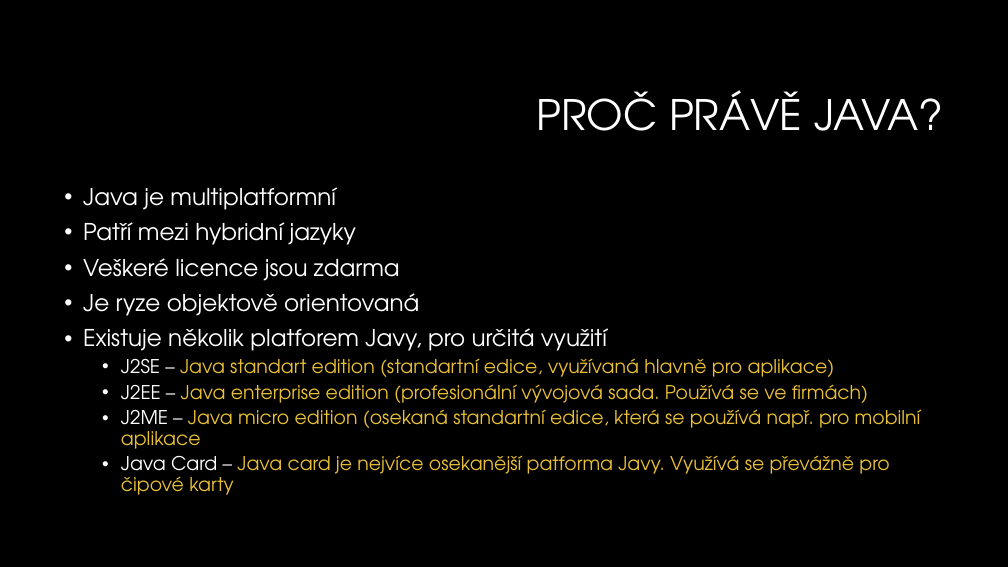
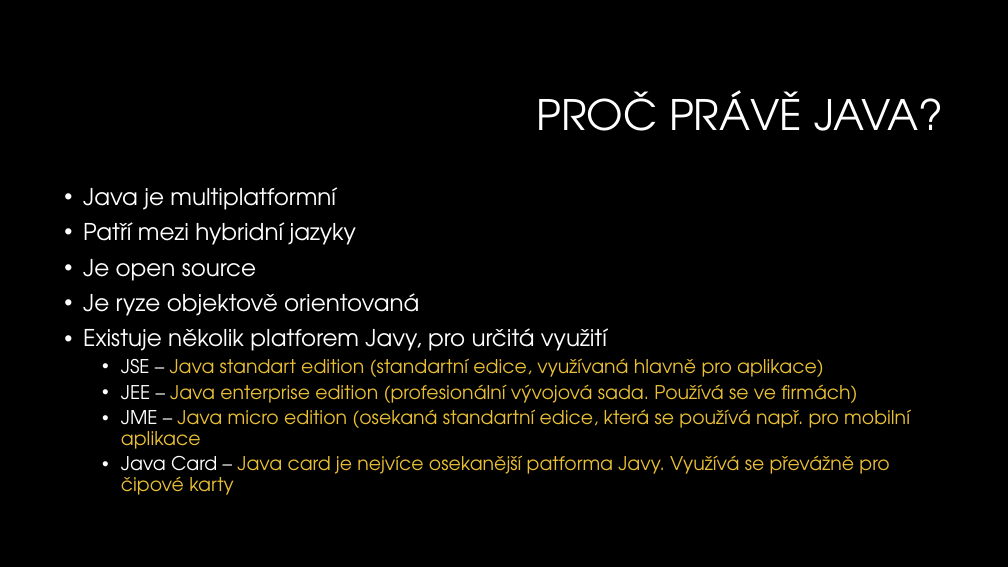
Before and after one commit to BrnoOstrava/Examples, a slide deck: slide 7 of 1.lekce.pptx. Drawn at 1008x567 pixels with LibreOffice and Linux fonts; fonts in the diff are those of the drawing; background and template pictures are left out. Boxes give left, top, right and bottom in pixels: in the first picture for what was removed or moved away, otherwise in the second. Text is boxed around its words. In the diff, an @@ line names an element or a change of style, - is before the commit and + after.

```diff
--- a/1.lekce.pptx
+++ b/1.lekce.pptx
@@ text at <box>83,259,256,281</box>: text changed @@
-• Veškeré licence jsou zdarma
+• Je open source
@@ text at <box>121,358,910,449</box>: text changed @@
-  • J2SE – Java standart edition (standartní edice, využívaná hlavně pro aplikace)
-  • J2EE – Java enterprise edition (profesionální vývojová sada. Používá se ve firmách)
-  • J2ME – Java micro edition (osekaná standartní edice, která se používá např. pro mobilní aplikace
+  • JSE – Java standart edition (standartní edice, využívaná hlavně pro aplikace)
+  • JEE – Java enterprise edition (profesionální vývojová sada. Používá se ve firmách)
+  • JME – Java micro edition (osekaná standartní edice, která se používá např. pro mobilní aplikace
```
Also in this commit, not shown: 2 other slides changed, 2 other files.
